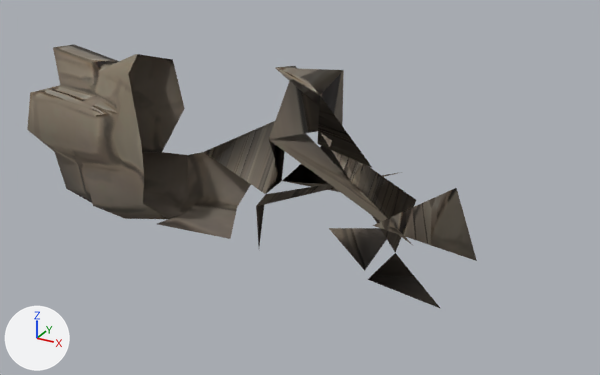
One commit to the glTF model Assets/Models/Props/Walls.glb: the scene before it, then after it.
Camera for both pictures: a 50 mm lens placed at (2.29, -3.86, 2.33), pointed at (0.17, 0.01, 0.4). The lights are fixed; the arrows at lower left show +X, +Y and +Z. The older version comes first. Vertices at exactly the same position are counted once.

Before the edit, the objects in view are built like this:
```python
me_stone_wall = bpy.data.meshes.new('stone_wall')
me_stone_wall.from_pydata(...)  # 101 vertices, 123 faces; spans x -1.69..1.17, y -0.29..0.29, z 0.0..1.14
me_stone_wall.materials.append(mat_stone_wall)  # picture img_stone_wall_basecolor
ob_stone_wall = bpy.data.objects.new('stone_wall', me_stone_wall)
ob_stone_wall.location = (0.0, 0.0, 0.0)
```
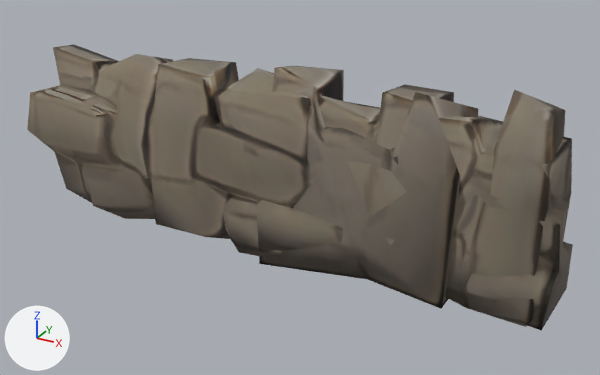
Patch to the scene script:
```diff
--- a/Assets/Models/Props/Walls.glb.py
+++ b/Assets/Models/Props/Walls.glb.py
@@ me_stone_wall @@
 # used by ob_stone_wall; location = (0.0, 0.0, 0.0)
-me_stone_wall.from_pydata(...)  # 101 vertices, 123 faces; spans x -1.69..1.17, y -0.29..0.29, z 0.0..1.14
+me_stone_wall.from_pydata(...)  # 246 vertices, 480 faces; spans x -1.69..1.69, y -0.29..0.29, z 0.0..1.14
+# me_stone_wall part 1
+# 18 faces are deleted
+# 145 vertices are added at x -0.75..1.69, y -0.27..0.27, z 0.0..1.12
+# 375 new faces join them
 me_stone_wall.materials.append(mat_stone_wall)
```

Pixel boxes [x1, y1, x2, y2] of what changed, in the pictures (600 x 375 px):
'stone_wall', reshaped (21% wider, 8% taller)
    before: [27, 44, 477, 309]
    after: [27, 44, 573, 331]
part 1 of me_stone_wall, built on
    before: [204, 66, 477, 309]
    after: [129, 54, 573, 331]
